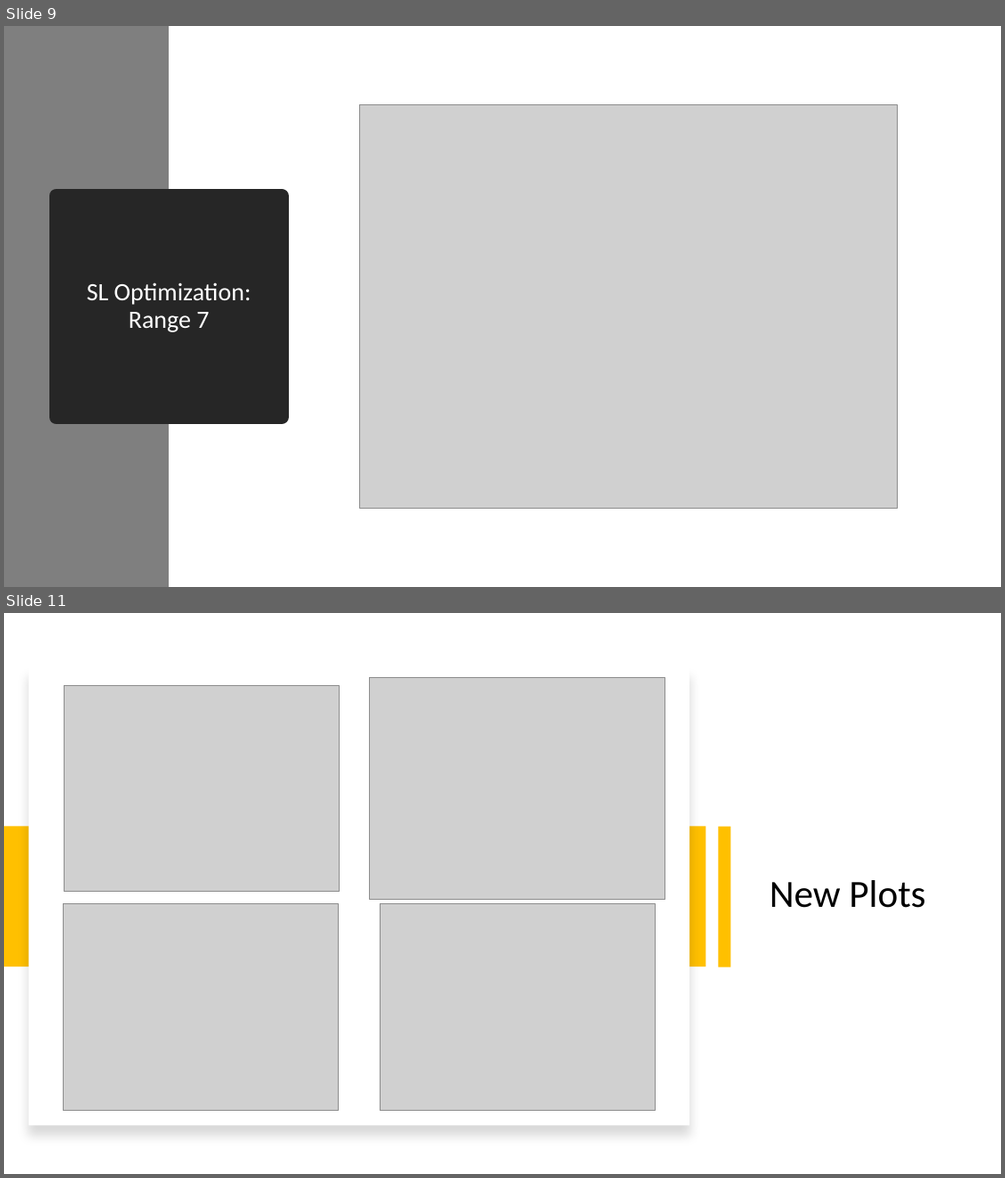
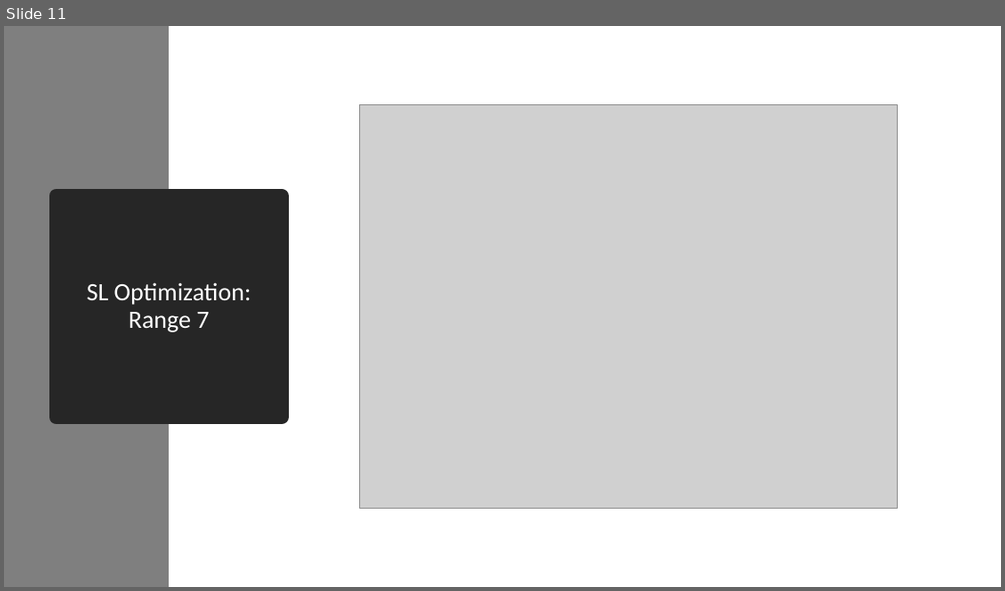
Before and after one commit to akashlevy/RRAM-RADAR-Tuning, a slide deck: presentations/Updates 6-2-20.pptx. Shown one above the other, each under a label of ours: slides 9 and 11 before the commit, slide 11 after it; the slides between them are not shown. The pictures are 1005x1178 and 1005x591 pixels, drawn with LibreOffice and Linux fonts; fonts in the diff are those of the drawing; grey boxes stand for pictures. Boxes give left, top, right and bottom in pixels: in the first picture for what was removed or moved away, otherwise in the second. Text is boxed around its words. In the diff, an @@ line names an element or a change of style, - is before the commit and + after.

```diff
--- a/presentations/Updates 6-2-20.pptx
+++ b/presentations/Updates 6-2-20.pptx
@@ slide 11 removed at [4,613,1001,1174], background #FFFFFF @@
@@ rectangle removed at [29,667,689,1126] @@
@@ picture removed at [64,686,339,892] @@
@@ picture removed at [370,678,664,900] @@
@@ rectangle removed at [4,827,706,967] @@
@@ rectangle removed at [718,827,730,967] @@
@@ picture removed at [63,904,339,1111] @@
@@ picture removed at [380,904,655,1111] @@
@@ title removed at [769,880,925,908] @@
-New Plots
@@ what was slide 9 is now slide 11 @@
```
Also in this commit, not shown: 1 slide changed, 12 slides added, 38 other files.
